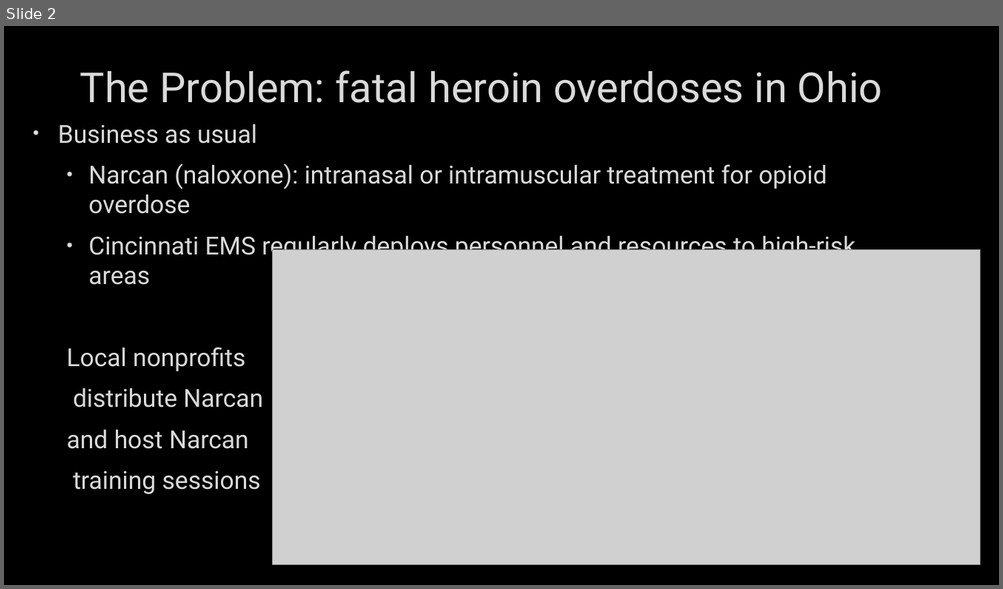
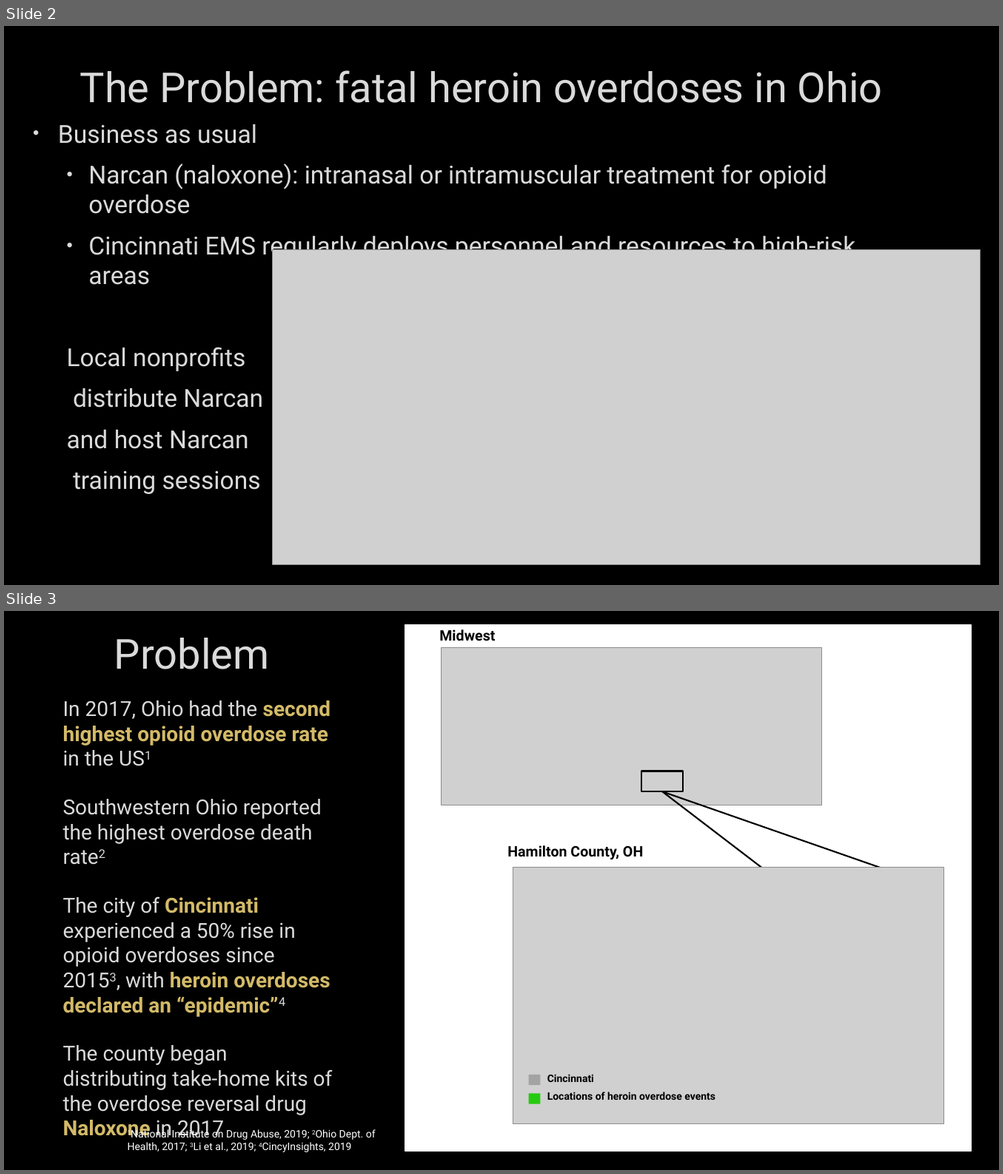
Before and after one commit to njcorona/heroin-overdose-prediction, a slide deck: pechakucha_nicksversion.pptx. Shown one above the other, each under a label of ours: slide 2 before the commit, slides 2 and 3 after it. The pictures are 1003x589 and 1003x1174 pixels, drawn with LibreOffice and Linux fonts; fonts in the diff are those of the drawing; grey boxes stand for pictures; background and template pictures are left out. Boxes give left, top, right and bottom in pixels: in the first picture for what was removed or moved away, otherwise in the second. Text is boxed around its words. In the diff, an @@ line names an element or a change of style, - is before the commit and + after.

```diff
--- a/pechakucha_nicksversion.pptx
+++ b/pechakucha_nicksversion.pptx
@@ slide 3 added at bbox=[4, 611, 999, 1170], background picture (left out) @@
@@ rectangle added at bbox=[404, 625, 971, 1151], fill #FFFFFF, outline #FFFFFF 1.25 pt @@
@@ text added at bbox=[439, 629, 495, 641], 14 pt, text #000000, bold @@
+Midwest
@@ title added at bbox=[114, 638, 269, 669], 40 pt, text #DADADA @@
+Problem
@@ picture added at bbox=[441, 648, 822, 806] @@
@@ text added at bbox=[63, 701, 333, 1138], 20 pt, text #DADADA @@
+In 2017, Ohio had the second highest opioid overdose rate in the US1
+Southwestern Ohio reported the highest overdose death rate2
+The city of Cincinnati experienced a 50% rise in opioid overdoses since 20153, with heroin overdoses declared an “epidemic”4
+The county began distributing take-home kits of the overdose reversal drug Naloxone in 2017
@@ rectangle added at bbox=[642, 772, 684, 792], outline #000000 1.5 pt @@
@@ line added from (662, 792) to (943, 890), #000000 1.5 pt @@
@@ line added from (662, 792) to (779, 881), #000000 1.5 pt @@
@@ text added at bbox=[507, 846, 643, 860], 14 pt, text #000000, bold @@
+Hamilton County, OH
@@ picture added at bbox=[513, 868, 943, 1125] @@
@@ rectangle added at bbox=[529, 1075, 540, 1085], fill #A3A3A3 @@
@@ text added at bbox=[547, 1074, 594, 1082], 10 pt, text #000000, bold @@
+Cincinnati
@@ rectangle added at bbox=[529, 1093, 540, 1104], fill #25CB10 @@
@@ text added at bbox=[547, 1092, 715, 1100], 10 pt, text #000000, bold @@
+Locations of heroin overdose events
@@ text added at bbox=[128, 1128, 375, 1152], 10 pt, text #FFFFFF @@
+1National Institute on Drug Abuse, 2019; 2Ohio Dept. of Health, 2017; 3Li et al., 2019; 4CincyInsights, 2019
```
Also in this commit, not shown: 4 slides changed, 4 other slides added, 4 slides removed.
